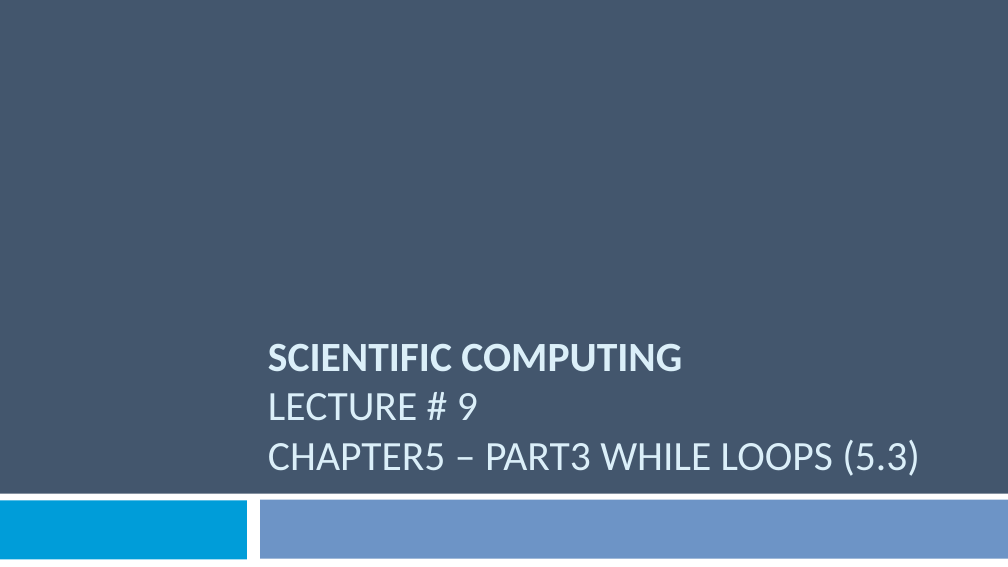
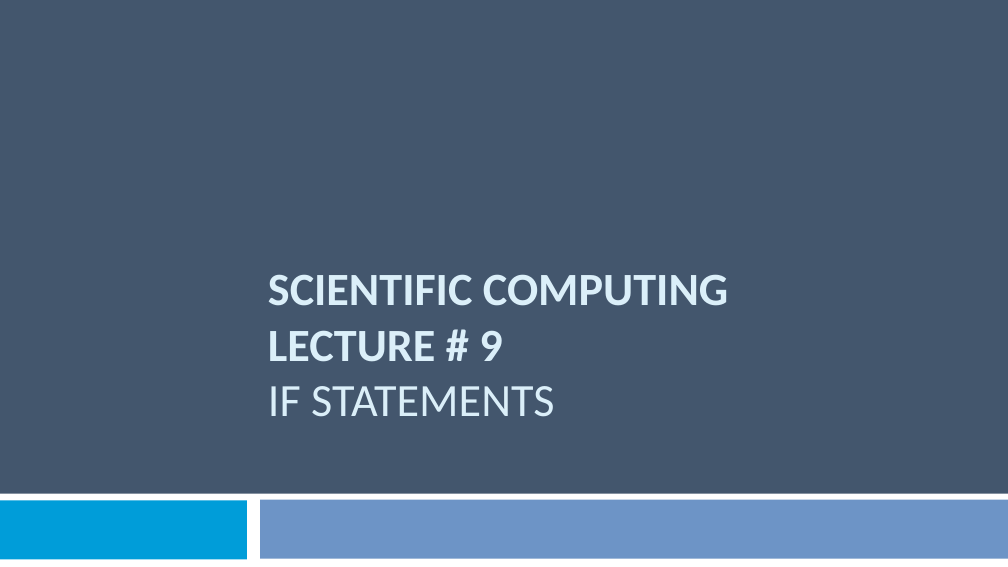
Before and after one commit to Emadalsuwat/emadalsuwat.github.io, a slide deck: slide 1 of scientificcomputing/Lecture 9.pptx. Drawn at 1008x567 pixels with LibreOffice and Linux fonts; fonts in the diff are those of the drawing. Boxes give left, top, right and bottom in pixels: in the first picture for what was removed or moved away, otherwise in the second. Text is boxed around its words. In the diff, an @@ line names an element or a change of style, - is before the commit and + after.

```diff
--- a/scientificcomputing/Lecture 9.pptx
+++ b/scientificcomputing/Lecture 9.pptx
@@ title at (268,274,728,417): text changed; size 39.6 to 44 pt; bold on @@
-SCIENTIFIC COMPUTING
-LECTURE # 9
-CHAPTER5 – PART3 WHILE LOOPS (5.3)
+SCIENTIFIC COMPUTING
+LECTURE # 9
+IF STATEMENTS
```
Also in this commit, not shown: 33 slides added, 19 slides removed, 3 other files.
